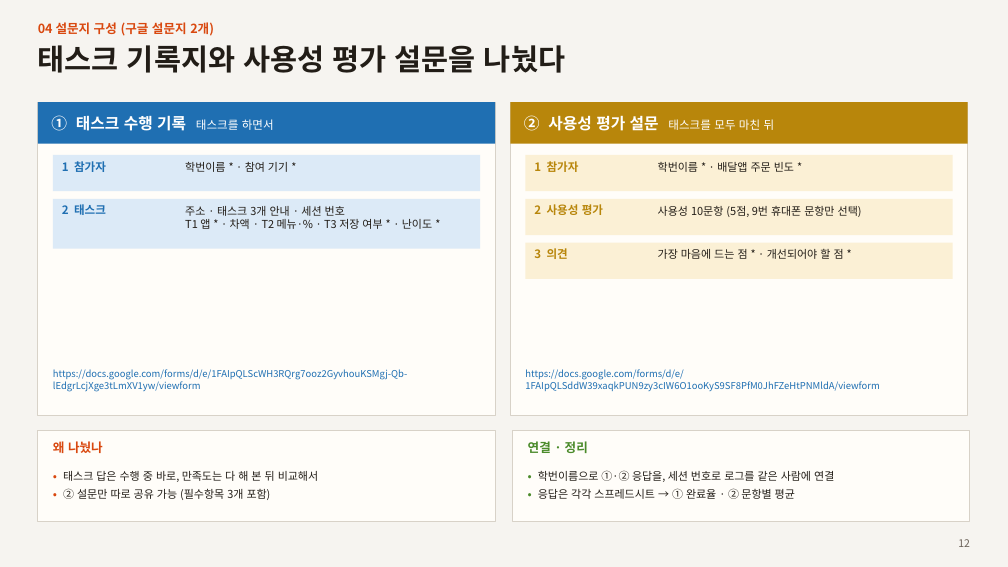
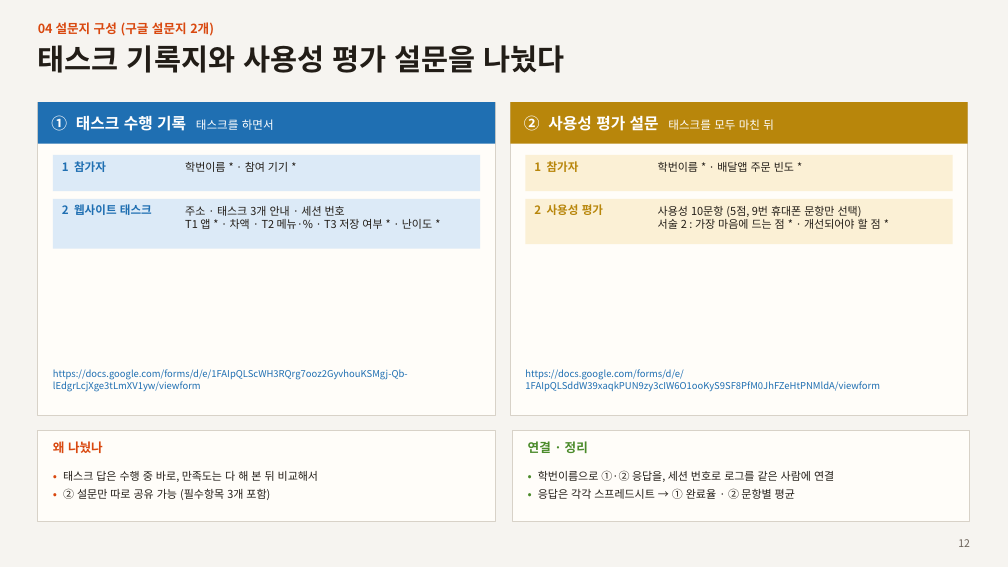
Before and after one commit to rhsiddlrnl/price-gap, a slide deck: slide 12 of 테스트계획_발표자료.pptx. Drawn at 1008x567 pixels with LibreOffice and Linux fonts; fonts in the diff are those of the drawing. Boxes give left, top, right and bottom in pixels: in the first picture for what was removed or moved away, otherwise in the second. Text is boxed around its words. In the diff, an @@ line names an element or a change of style, - is before the commit and + after.

Commit message:
테스트계획 발표자료 12쪽: 설문지 구성을 실제 구글 폼 섹션에 맞춤 (① 참가자 · 웹사이트 태스크, ② 참가자 · 사용성 평가 10문항 + 서술 2)

```diff
--- a/테스트계획_발표자료.pptx
+++ b/테스트계획_발표자료.pptx
@@ text at <box>62,204,152,215</box>: text changed @@
-2 태스크
+2 웹사이트 태스크
@@ rectangle: place and size @@
-rectangle at <box>526,199,953,235</box>
+rectangle at <box>526,199,953,244</box>
@@ text at <box>658,219,881,229</box>: paragraph added @@
+서술 2 : 가장 마음에 드는 점 * · 개선되어야 할 점 *
@@ rectangle removed at <box>526,243,953,279</box> @@
@@ text removed at <box>534,248,568,259</box> @@
-3 의견
@@ text removed at <box>658,249,844,259</box> @@
-가장 마음에 드는 점 * · 개선되어야 할 점 *
```
